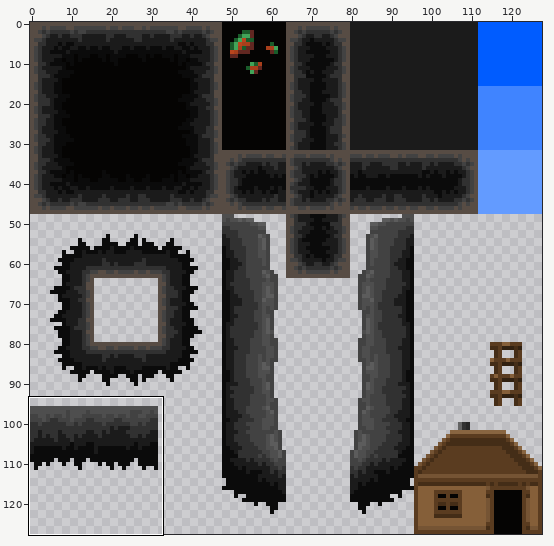
A sprite sheet gets an edit: assets/sprites/Miner16Bit_AllFiles_v1/Miner16Bit_WorldTiles_02.png. Above, an overview of the earlier version with the close-up marked.
Close-up. Earlier state:
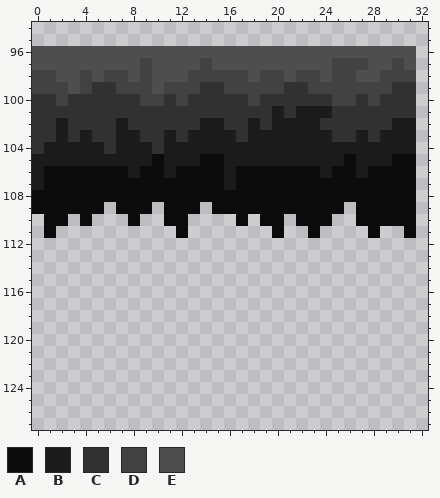
The file is 128x128 pixels. Colours within 5 levels of each other are drawn and written as one. Shown: x 0..32, y 94..127.
Palette (. is transparent): A #0b0b0b  B #1b1b1b  C #313131  D #424242  E #4e4e4e
Pixels before, first column x 0:
 96 EEEEEEEEEEEEEEEEEEEEEEEEEEEEEEEE
 97 EEEEEEEEEDEEEEDEEEEEEEEEEDDDEEDE
 98 DDEEDEDDEDEEEDDDDDEDDEDDEDDEEDDD
 99 DDDEDCCDDDEDDDCCDDDDDCCDDDDDDDCC
100 CCDCCCCCCDDCDCCCCCDCCCCCCDDCDCCC
101 CCCCCCCCCCCCCCCCCCCCBCBBBCCCCCCC
102 CCBCCCCBCCCCCCBBCCBCBBBBCCCCCCBB
103 CCBCBCCBBCCBCBBBBCBBBBBBBCCBCBBB
104 CBBBBBCBBBCBBBBBBBBBBBBBBBBBBBBB
105 BBBBBBBBBBABBBAABBBBBBBBBBABBBAA
106 BAAAAAAABAABAAAABAAAAAAABAABAAAA
107 BAAAAAAAAAAAAAAABAAAAAAAAAAAAAAA
108 AAAAAAAAAAAAAAAAAAAAAAAAAAAAAAAA
109 AAAAAA.AAA.AAA.AAAAAAAAAAA.AAAAA
110 .AA.A...A..AA....A.AA.AAA..AAAAA
111 .A..........A.......A..A....A..A
The result:
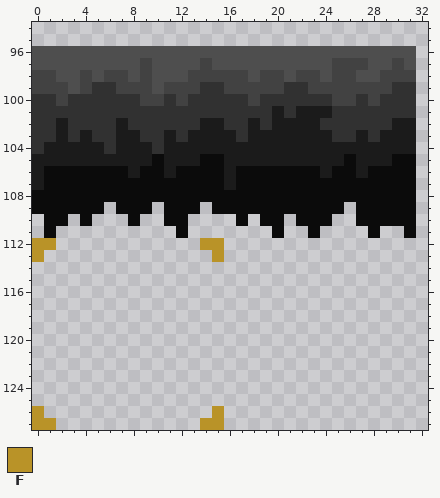
Colours new in this view: F #b99328
Edits made:
Changed rows in their new state; - is an unchanged pixel.
first column x 0:
112 FF------------FF
113 F--------------F
first column x 0:
126 F--------------F
127 FF------------FF
Boxes around the changes in both close-ups, in picture pixels (x1, y1, x2, y2):
added: (32, 238, 56, 262)
added: (200, 238, 224, 262)
added: (32, 406, 56, 430)
added: (200, 406, 224, 430)
